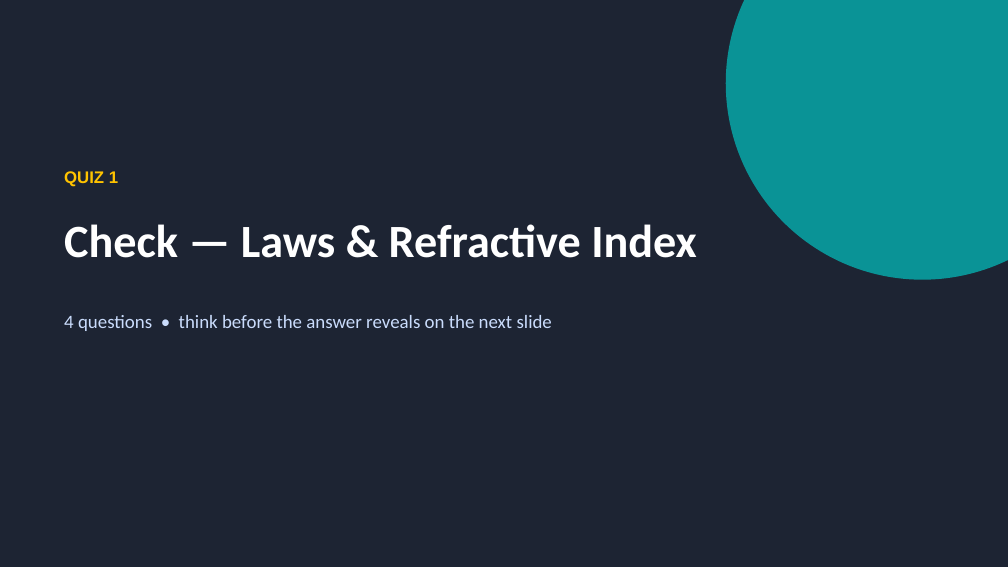
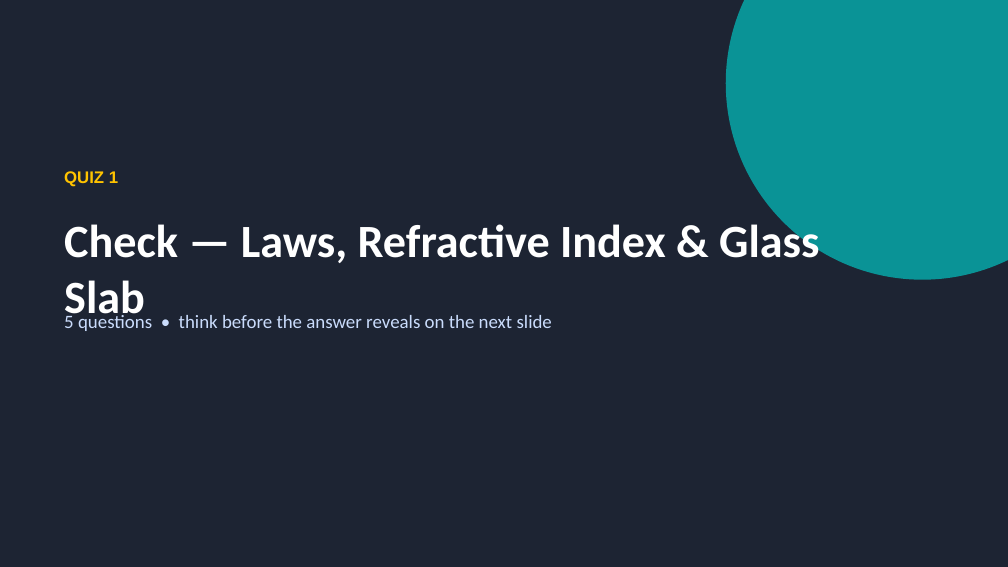
Before and after one commit to parmeshwars2911/MyFirstAR, a slide deck: slide 11 of ppt/MH_Grade10/MH10_S28_Refraction_of_Light.pptx (slide 10 before the commit). Drawn at 1008x567 pixels with LibreOffice and Linux fonts; fonts in the diff are those of the drawing. Boxes give left, top, right and bottom in pixels: in the first picture for what was removed or moved away, otherwise in the second. Text is boxed around its words. In the diff, an @@ line names an element or a change of style, - is before the commit and + after.

```diff
--- a/ppt/MH_Grade10/MH10_S28_Refraction_of_Light.pptx
+++ b/ppt/MH_Grade10/MH10_S28_Refraction_of_Light.pptx
@@ text at bbox=[64, 219, 819, 324]: text changed @@
-Check — Laws & Refractive Index
+Check — Laws, Refractive Index & Glass Slab
@@ text at bbox=[64, 313, 552, 331]: text changed @@
-4 questions • think before the answer reveals on the next slide
+5 questions • think before the answer reveals on the next slide
```
Also in this commit, not shown: 4 other slides changed, 6 slides added, 4 other files.
